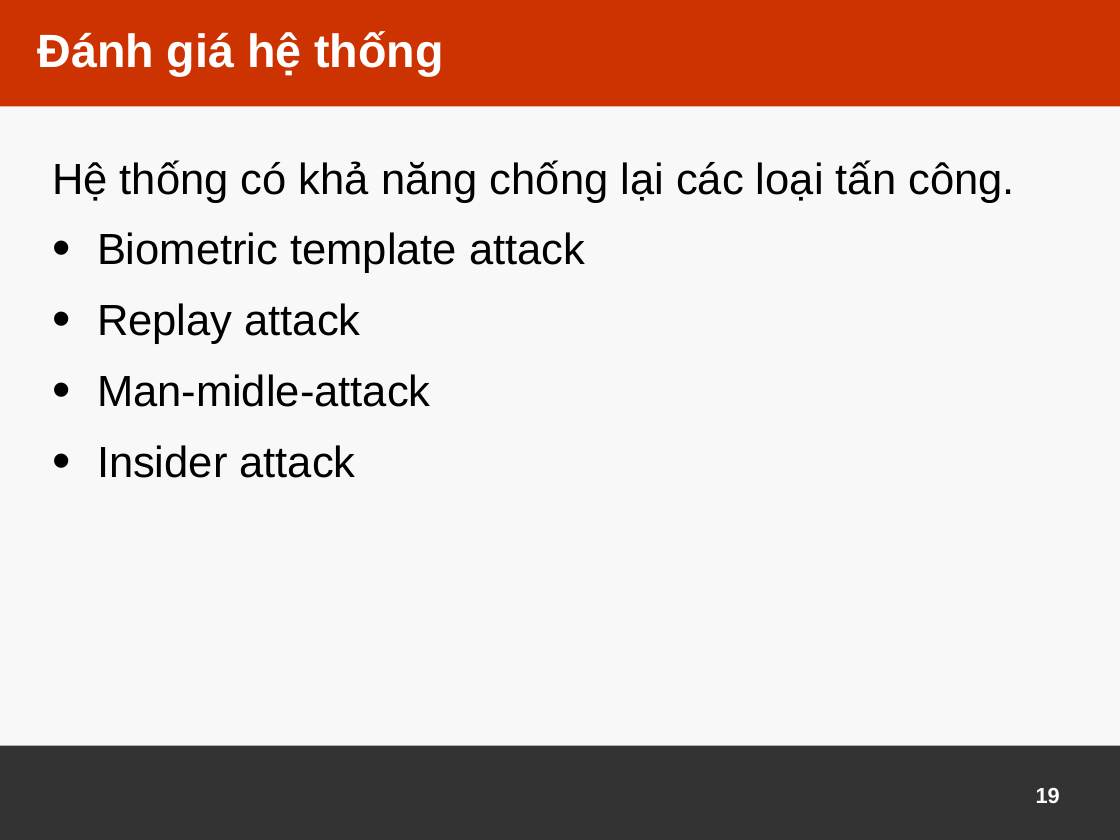
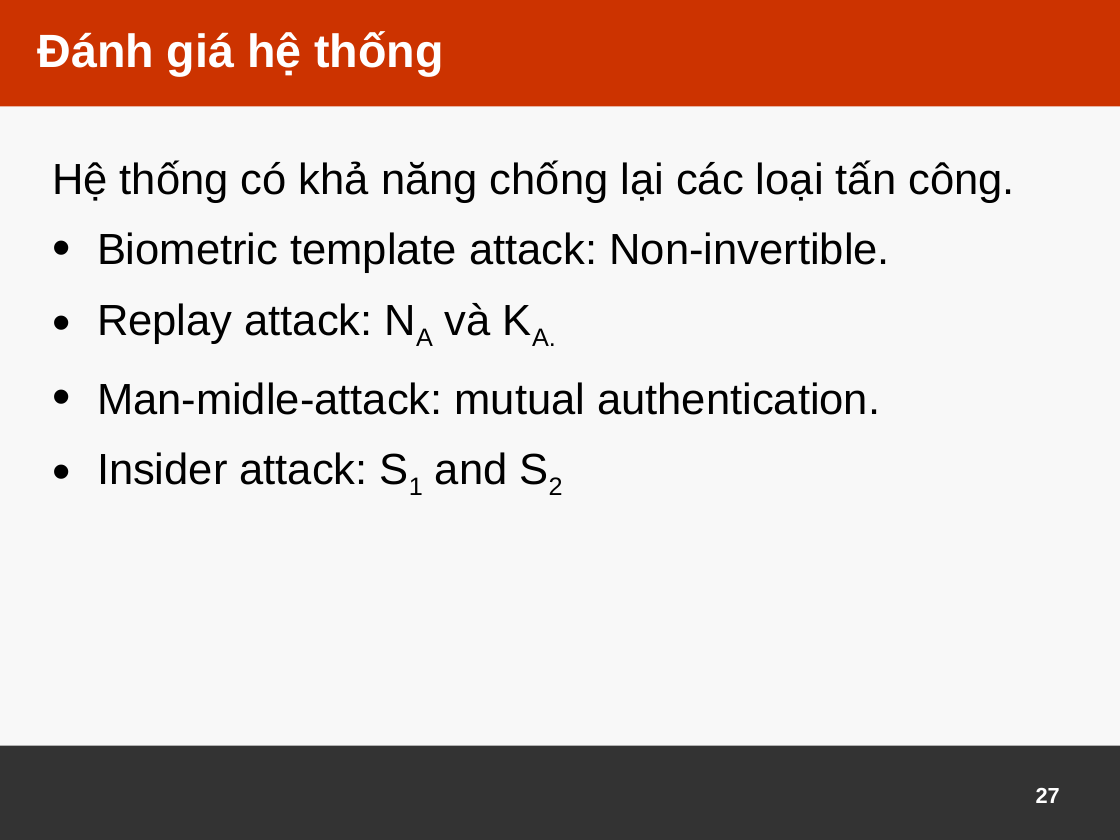
Before and after one commit to xnguyena2/test, a slide deck: slide 27 of Slide.pptx (slide 19 before the commit). Drawn at 1120x840 pixels with LibreOffice and Linux fonts; fonts in the diff are those of the drawing; background and template pictures are left out. Boxes give left, top, right and bottom in pixels: in the first picture for what was removed or moved away, otherwise in the second. Text is boxed around its words. In the diff, an @@ line names an element or a change of style, - is before the commit and + after.

```diff
--- a/Slide.pptx
+++ b/Slide.pptx
@@ text at (x1=97, y1=232, x2=890, y2=485): text changed @@
-• Biometric template attack
-• Replay attack
-• Man-midle-attack
-• Insider attack
+• Biometric template attack: Non-invertible.
+• Replay attack: NA và KA.
+• Man-midle-attack: mutual authentication.
+• Insider attack: S1 and S2
@@ page number at (x1=1036, y1=788, x2=1060, y2=803): text changed @@
-19
+27
```
Also in this commit, not shown: 15 other slides changed, 9 slides added, 1 slide removed, 1 other file.
